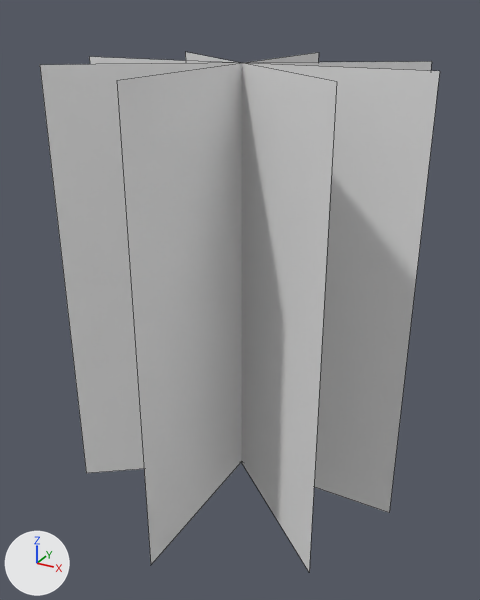
The FBX model Assets/Resources/Models/OakTree.fbx, before and after one commit.
One viewpoint serves both versions: a camera (50 mm lens) standing at (2.39, -4.38, 3.8) and looking at (0.02, -0.06, 1.65). The lights are fixed; the arrows at lower left show +X, +Y and +Z. Mesh edges are drawn as thin lines. Where no turn or scale is listed for an object, it has been applied to the vertices.
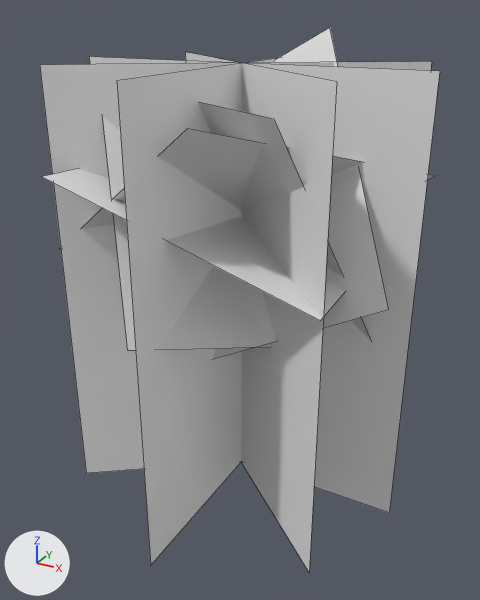
Pixel boxes (x1, y1, x2, y2) of what changed, in the pictures (480 x 600 px):
'Plane', reshaped: before (40, 52, 440, 571); after (40, 28, 440, 571)
part 1 of me_plane, added: after (42, 28, 435, 359)

Patch to the scene script:
```diff
--- a/Assets/Resources/Models/OakTree.fbx.py
+++ b/Assets/Resources/Models/OakTree.fbx.py
@@ me_plane @@
 me_plane.from_pydata(...)  # 16 vertices, 4 faces; spans x -1.39..1.39, y -1.4..1.4, z 0.0..3.45
 # used by ob_plane; location = (0.0, 0.0, 0.0)
 # verts and faces of me_plane; kept vertices keep their numbers, new ones are numbered from 16
+# me_plane part 1
+verts[16] = (-1.22, -0.01, 3.27)
+verts[17] = (0.71, -0.91, 3.23)  # pixel (273, 118)
+verts[18] = (-0.79, 0.98, 1.43)
+verts[19] = (1.13, 0.07, 1.39)
+verts[20] = (-1.38, -0.57, 2.0)  # pixel (59, 248)
+verts[21] = (0.29, -1.17, 3.18)  # pixel (187, 128)
+verts[22] = (-0.38, 1.23, 1.48)
+verts[23] = (1.3, 0.64, 2.66)  # pixel (435, 175)
+verts[24] = (-0.1, -1.36, 1.76)  # pixel (127, 350)
+verts[25] = (-0.99, -0.38, 3.42)  # pixel (97, 64)
+verts[26] = (0.91, 0.44, 1.24)
+verts[27] = (0.01, 1.42, 2.9)
+verts[28] = (-0.54, -0.46, 1.0)
+verts[29] = (-1.43, 0.52, 2.67)
+verts[30] = (1.34, -0.46, 2.01)  # pixel (388, 309)
+verts[31] = (0.44, 0.52, 3.67)  # pixel (329, 27)
+verts[32] = (0.86, 1.16, 1.92)
+verts[33] = (-1.16, 1.02, 2.6)
+verts[34] = (1.06, -0.95, 2.07)  # pixel (320, 320)
+verts[35] = (-0.95, -1.1, 2.75)  # pixel (41, 176)
+faces += [(16, 17, 19, 18), (20, 21, 23, 22), (24, 25, 27, 26), (28, 29, 31, 30), (32, 33, 35, 34)]
```
